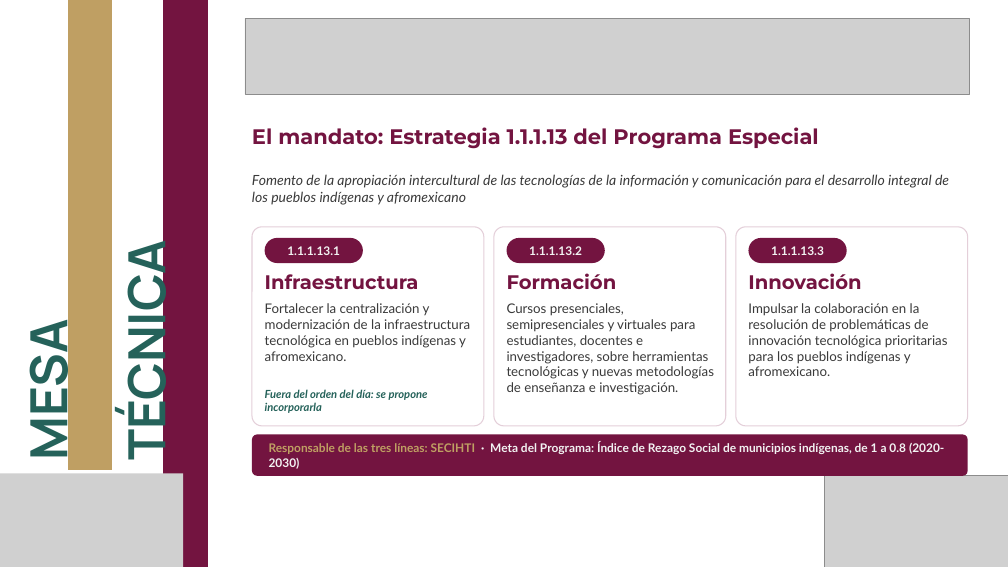
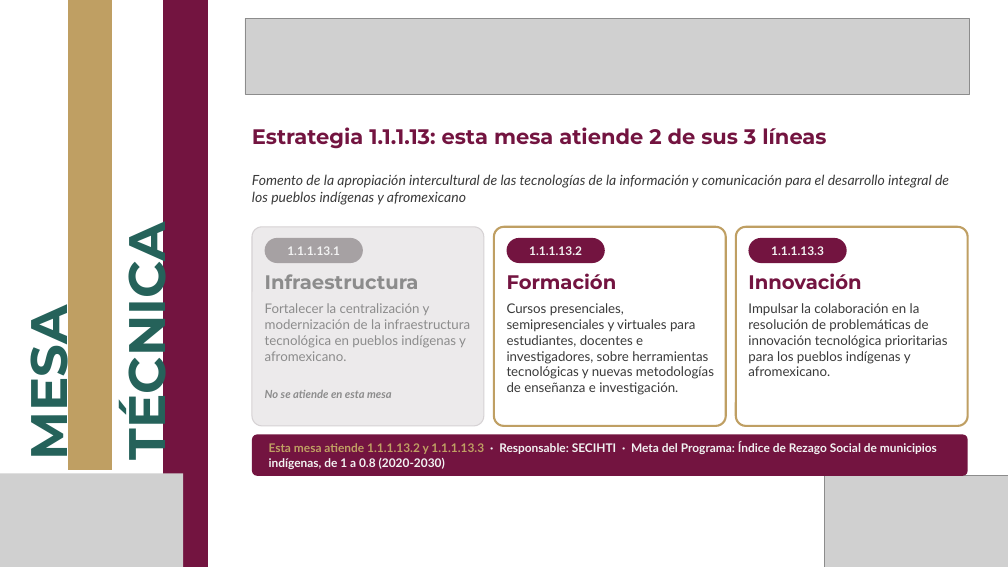
Before and after one commit to MIGUEL-TGH/proyecto-ippi, a slide deck: slide 3 of presupuesto-transversal/2026-11-04 - presentacion-mesa-tecnica-ippi-secihti.pptx. Drawn at 1008x567 pixels with LibreOffice and Linux fonts; fonts in the diff are those of the drawing; grey boxes stand for pictures; background and template pictures are left out. Boxes give left, top, right and bottom in pixels: in the first picture for what was removed or moved away, otherwise in the second. Text is boxed around its words. In the diff, an @@ line names an element or a change of style, - is before the commit and + after.

```diff
--- a/presupuesto-transversal/2026-11-04 - presentacion-mesa-tecnica-ippi-secihti.pptx
+++ b/presupuesto-transversal/2026-11-04 - presentacion-mesa-tecnica-ippi-secihti.pptx
@@ text "MESA" at [10,320,81,455]: font Manrope to Montserrat @@
@@ text "MESA": place and size @@
-text "MESA" at [13,333,83,457]
+text "MESA" at [10,320,81,455]
@@ text "TÉCNICA": place and size @@
-text "TÉCNICA" at [111,262,181,453]
+text "TÉCNICA" at [108,245,179,453]
@@ text "TÉCNICA" at [108,245,179,453]: font Manrope to Montserrat @@
@@ text at [252,127,826,149]: text changed @@
-El mandato: Estrategia 1.1.1.13 del Programa Especial
+Estrategia 1.1.1.13: esta mesa atiende 2 de sus 3 líneas
@@ rounded rectangle at [252,227,484,426]: fill #FFFFFF to #ECEAEB; outline #E4CFD9 1.5 pt to #D6D2D4 1.5 pt @@
@@ rounded rectangle "1.1.1.13.1" at [265,238,363,263]: fill #731440 to #A6A1A3 @@
@@ rounded rectangle at [494,227,726,426]: outline #E4CFD9 1.5 pt to #BF9F63 3 pt @@
@@ rounded rectangle at [736,227,968,426]: outline #E4CFD9 1.5 pt to #BF9F63 3 pt @@
@@ text "Infraestructura" at [265,274,419,289]: text colour #731440 to #8C8C8C @@
@@ text "Fortalecer la centralización y modernización ..." at [265,303,470,361]: text colour #3A3A3A to #8C8C8C @@
@@ text at [265,390,392,398]: text changed; text colour #25625A to #8C8C8C @@
-Fuera del orden del día: se propone incorporarla
+No se atiende en esta mesa
@@ text in rounded rectangle at [269,442,937,469]: text changed @@
-Responsable de las tres líneas: SECIHTI · Meta del Programa: Índice de Rezago Social de municipios indígenas, de 1 a 0.8 (2020-2030)
+Esta mesa atiende 1.1.1.13.2 y 1.1.1.13.3 · Responsable: SECIHTI · Meta del Programa: Índice de Rezago Social de municipios indígenas, de 1 a 0.8 (2020-2030)
```
Also in this commit, not shown: 13 other slides changed, 20 other files.
